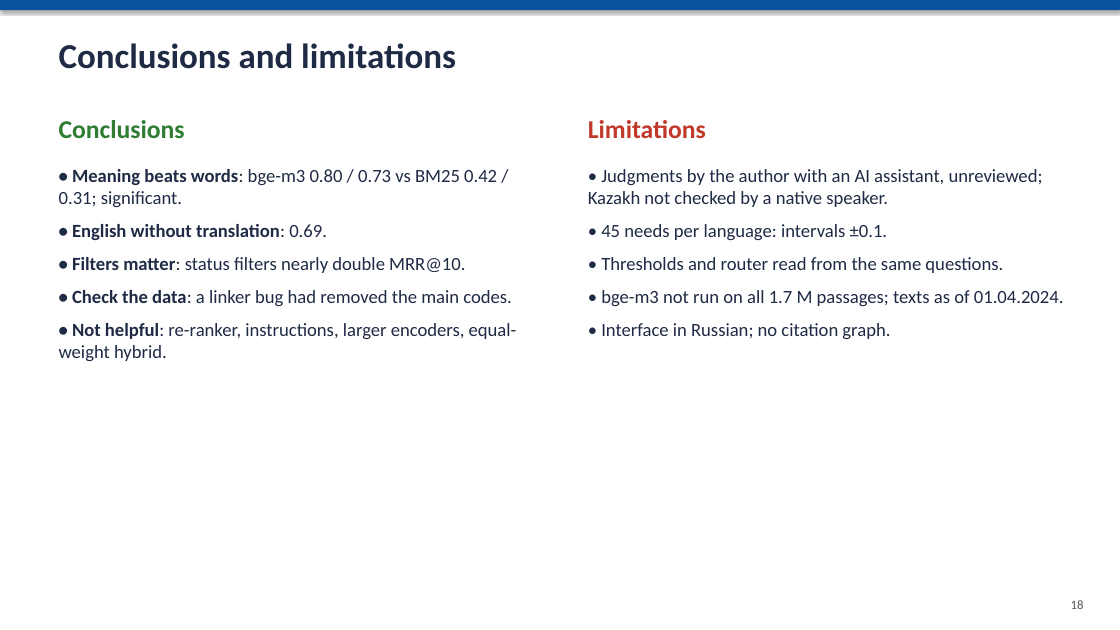
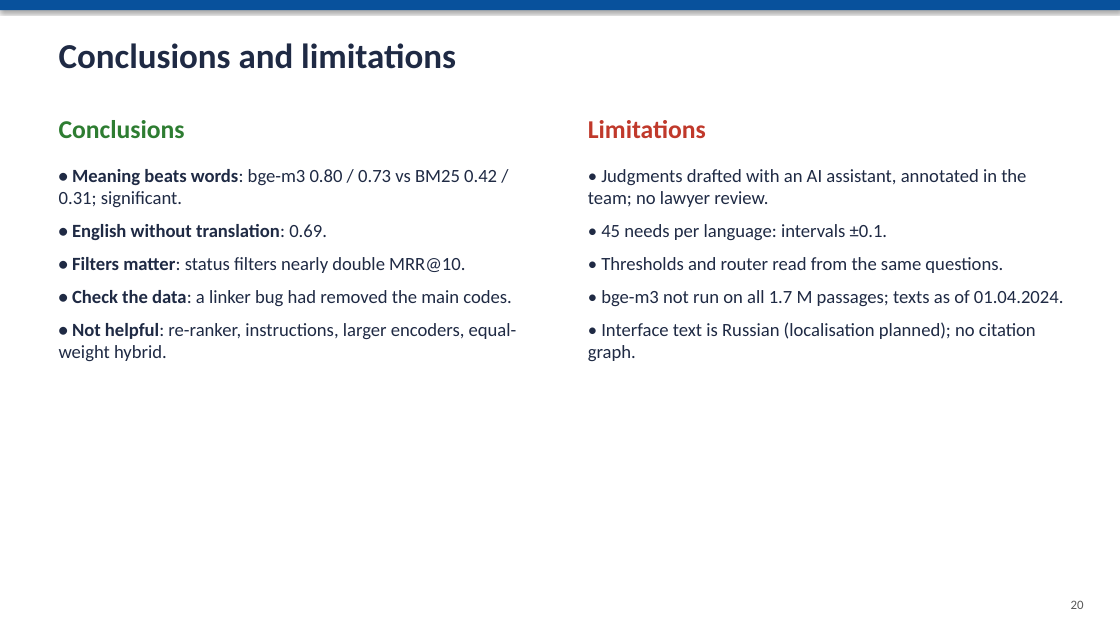
Before and after one commit to Alishershayakhmetov/legal_search, a slide deck: slide 20 of report/Presentation_Kazakh_Legal_Search_Engine.pptx (slide 18 before the commit). Drawn at 1120x630 pixels with LibreOffice and Linux fonts; fonts in the diff are those of the drawing. Boxes give left, top, right and bottom in pixels: in the first picture for what was removed or moved away, otherwise in the second. Text is boxed around its words. In the diff, an @@ line names an element or a change of style, - is before the commit and + after.

```diff
--- a/report/Presentation_Kazakh_Legal_Search_Engine.pptx
+++ b/report/Presentation_Kazakh_Legal_Search_Engine.pptx
@@ text at [588, 169, 1026, 207]: text changed @@
-• Judgments by the author with an AI assistant, unreviewed; Kazakh not checked by a native speaker.
+• Judgments drafted with an AI assistant, annotated in the team; no lawyer review.
@@ text at [588, 322, 1036, 361]: text changed @@
-• Interface in Russian; no citation graph.
+• Interface text is Russian (localisation planned); no citation graph.
@@ text at [1071, 600, 1084, 609]: text changed @@
-18
+20
```
Also in this commit, not shown: 8 other slides changed, 2 slides added, 19 other files.
